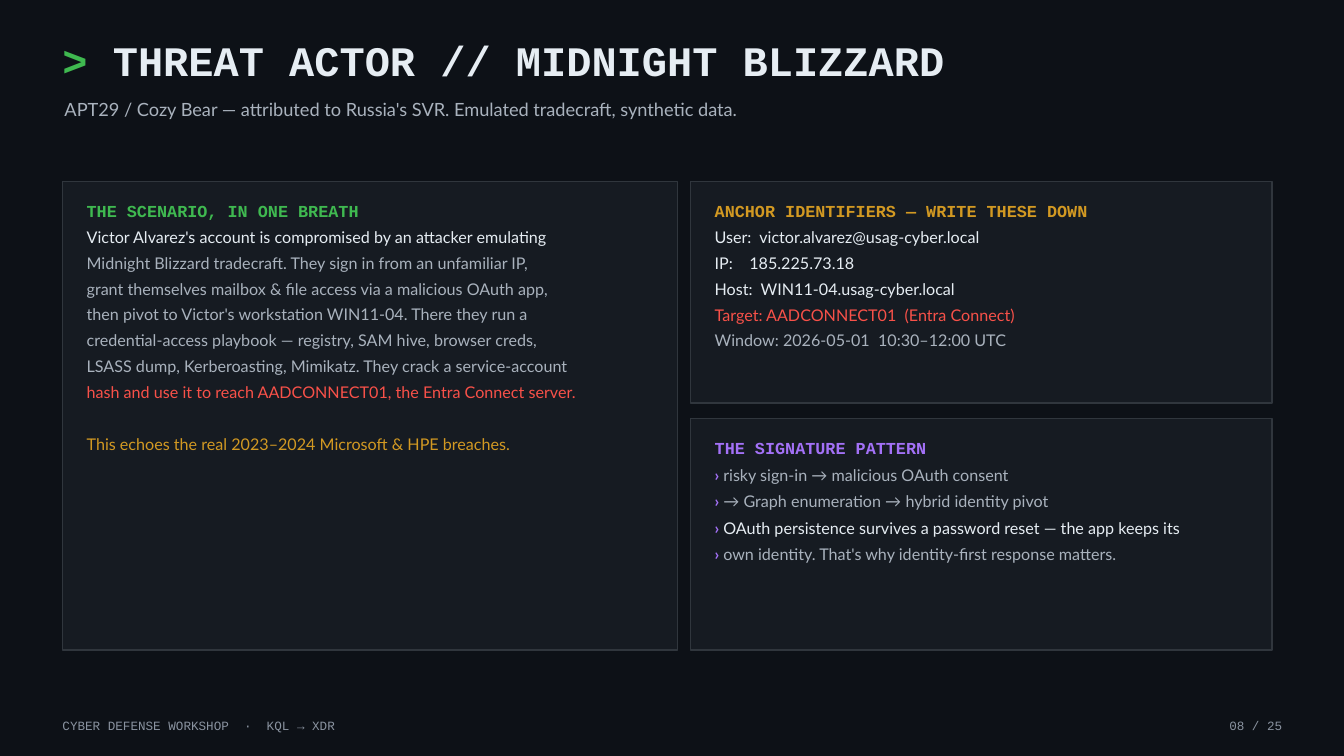
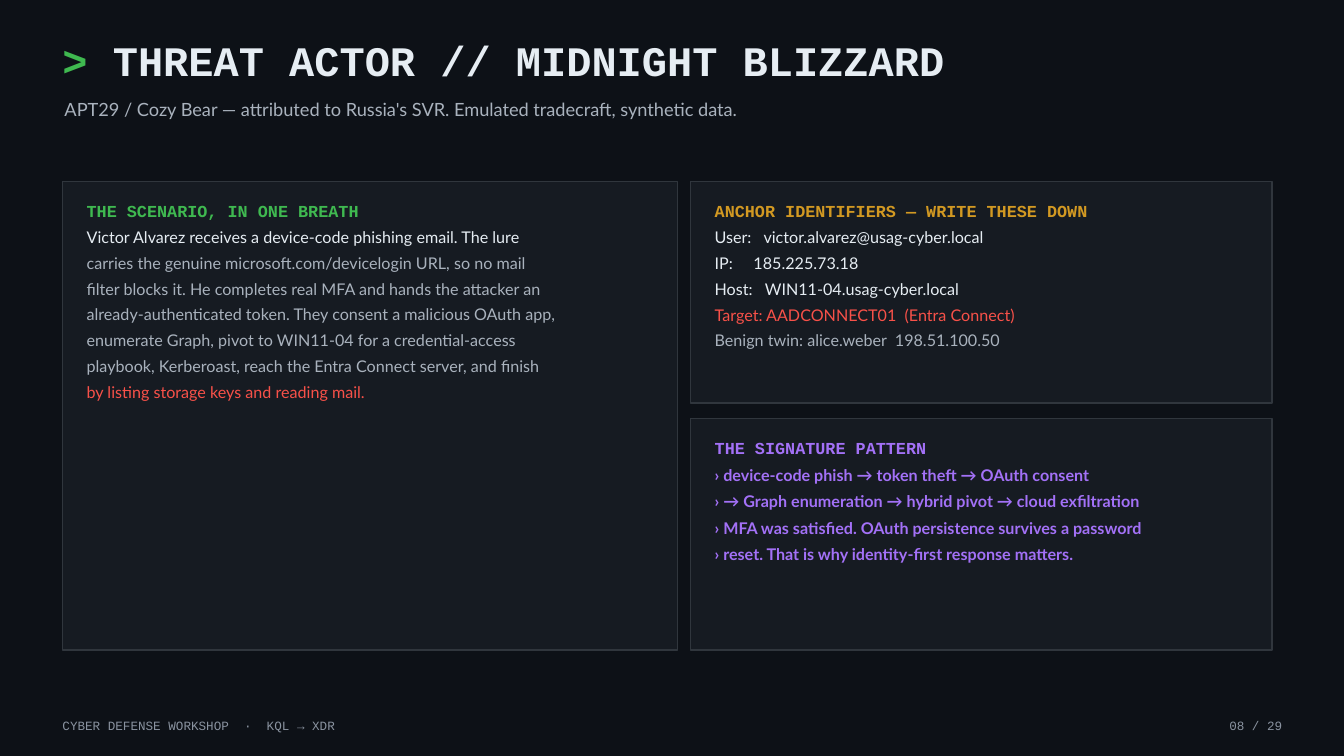
Before and after one commit to dcodev1702/Cyber-Defense-Workshop-ADX, a slide deck: slide 8 of STUDENT-GUIDES/Cyber_Defense_KQL_Workshop_v2.pptx. Drawn at 1344x756 pixels with LibreOffice and Linux fonts; fonts in the diff are those of the drawing. Boxes give left, top, right and bottom in pixels: in the first picture for what was removed or moved away, otherwise in the second. Text is boxed around its words. In the diff, an @@ line names an element or a change of style, - is before the commit and + after.

```diff
--- a/STUDENT-GUIDES/Cyber_Defense_KQL_Workshop_v2.pptx
+++ b/STUDENT-GUIDES/Cyber_Defense_KQL_Workshop_v2.pptx
@@ text at <box>87,231,555,401</box>: text changed @@
-Victor Alvarez's account is compromised by an attacker emulating
-Midnight Blizzard tradecraft. They sign in from an unfamiliar IP,
-grant themselves mailbox & file access via a malicious OAuth app,
-then pivot to Victor's workstation WIN11-04. There they run a
-credential-access playbook — registry, SAM hive, browser creds,
-LSASS dump, Kerberoasting, Mimikatz. They crack a service-account
-hash and use it to reach AADCONNECT01, the Entra Connect server.
-This echoes the real 2023–2024 Microsoft & HPE breaches.
+Victor Alvarez receives a device-code phishing email. The lure
+carries the genuine microsoft.com/devicelogin URL, so no mail
+filter blocks it. He completes real MFA and hands the attacker an
+already-authenticated token. They consent a malicious OAuth app,
+enumerate Graph, pivot to WIN11-04 for a credential-access
+playbook, Kerberoast, reach the Entra Connect server, and finish
+by listing storage keys and reading mail.
@@ text at <box>715,334,1000,349</box>: text changed @@
-Window: 2026-05-01 10:30–12:00 UTC
+Benign twin: alice.weber 198.51.100.50
@@ text at <box>723,469,1141,563</box>: text changed; text colour #A9B2BD to #A371F7; bold on @@
-› risky sign-in → malicious OAuth consent
-› → Graph enumeration → hybrid identity pivot
-› OAuth persistence survives a password reset — the app keeps its
-› own identity. That's why identity-first response matters.
+› device-code phish → token theft → OAuth consent
+› → Graph enumeration → hybrid pivot → cloud exfiltration
+› MFA was satisfied. OAuth persistence survives a password
+› reset. That is why identity-first response matters.
```
Also in this commit, not shown: 24 other slides changed, 4 slides added.
